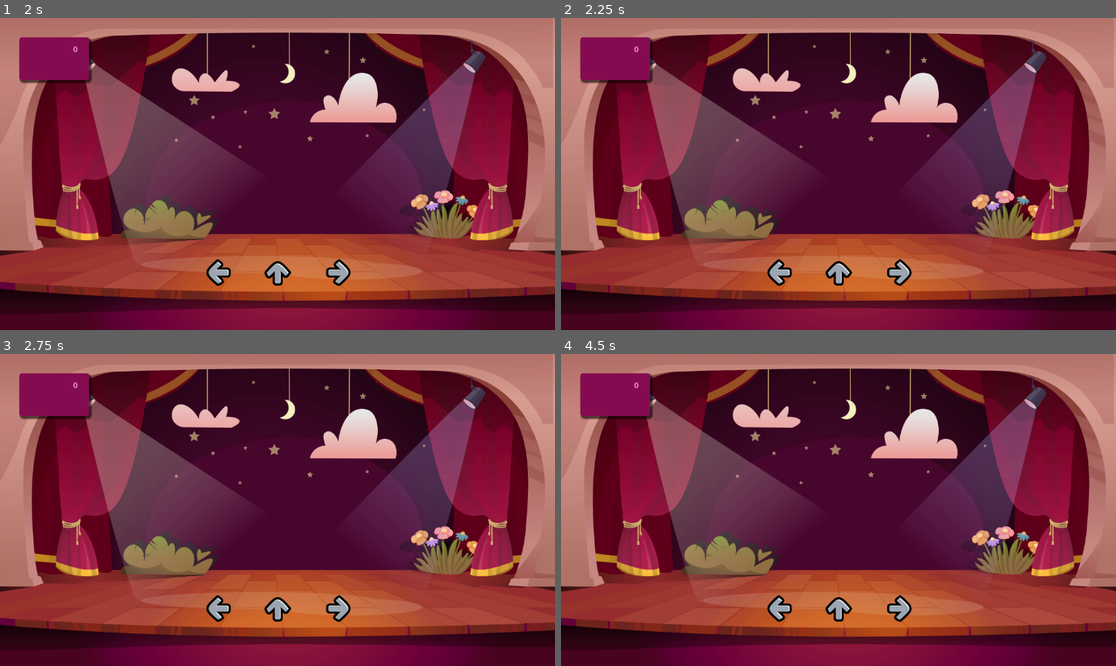
Above: before the commit, frames 1-4 (two rows, left to right).
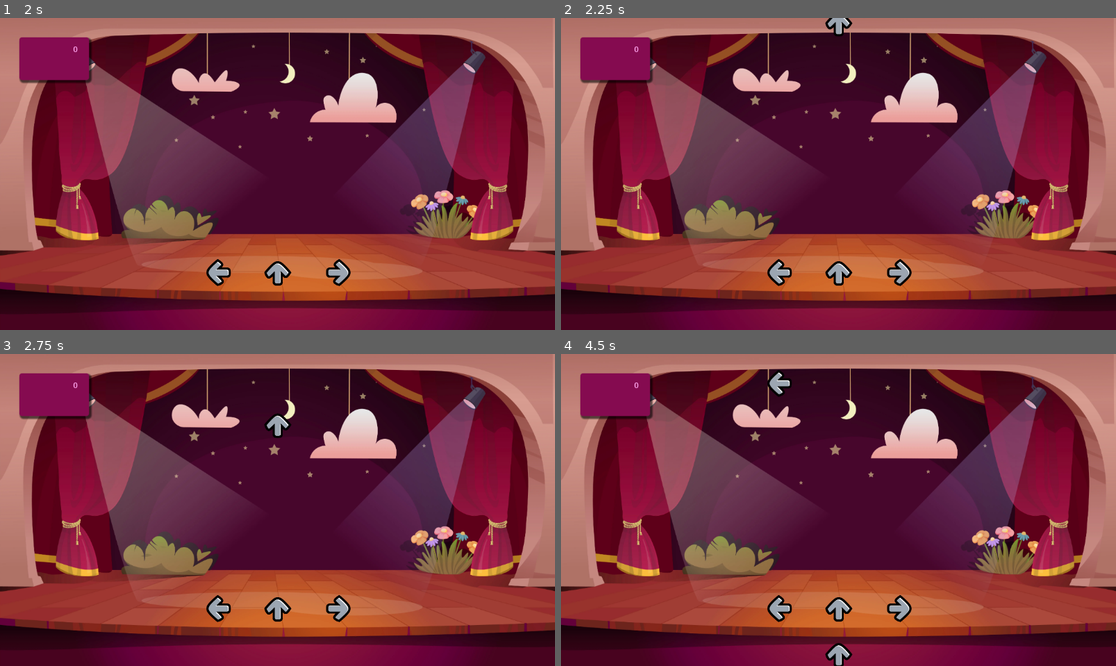
Above: after the commit, the same moments.

Repository: BettiFei/InfoPraktikum25-V2
Game: Godot game, scene res://scenes/menu.tscn
The game is run twice, just before and just after one commit, with the same random seed, the same clock (stepped at 60 frames per second) and the same inputs. Sound files missing from this copy of the repository are replaced by a short silence.
Inputs:
- Up to frame 1 (2 s): click "PLAY :)" at 0.5 s; tap Enter at 1.25 s
- Up to frame 2 (2.25 s): tap Space at 2 s
- Up to frame 3 (2.75 s): no input
- Up to frame 4 (4.5 s): no input

Frame 1 is identical in both runs. In frame 2, 0.2% of the frame differs, in the area x 47-53%, y 0-6%; in frame 3, 0.2%; in frame 4, 0.5%, in the area x 37-53%, y 5-100%.

Commit message:
Final Test

Diff:
--- a/rhythmgame-v2/scripts/conductor.gd
+++ b/rhythmgame-v2/scripts/conductor.gd
@@ -26,6 +26,8 @@
 		song_position -= AudioServer.get_output_latency()
 		song_position_in_beats = int(floor(song_position / sec_per_beat)) + beats_before_start
 		report_beat()
+
+	#print(closest_beat(1.0))
 
 func report_beat():
 	# reporting most recent beat and measure that were passed:
--- a/rhythmgame-v2/scripts/game.gd
+++ b/rhythmgame-v2/scripts/game.gd
@@ -35,8 +35,8 @@
 	#print("height: ", get_viewport_rect().end.x)
 	#print("width: ", get_viewport_rect().end.y)
 	randomize()
-	#$Conductor.play_with_beat_offset(8)
-	$Conductor.play_from_beat(269, 8)
+	$Conductor.play_with_beat_offset(8)
+	#$Conductor.play_from_beat(269, 8)
 	Globals.beat.connect(_on_Conductor_beat)
 	Globals.measure.connect(_on_Conductor_measure)
 
